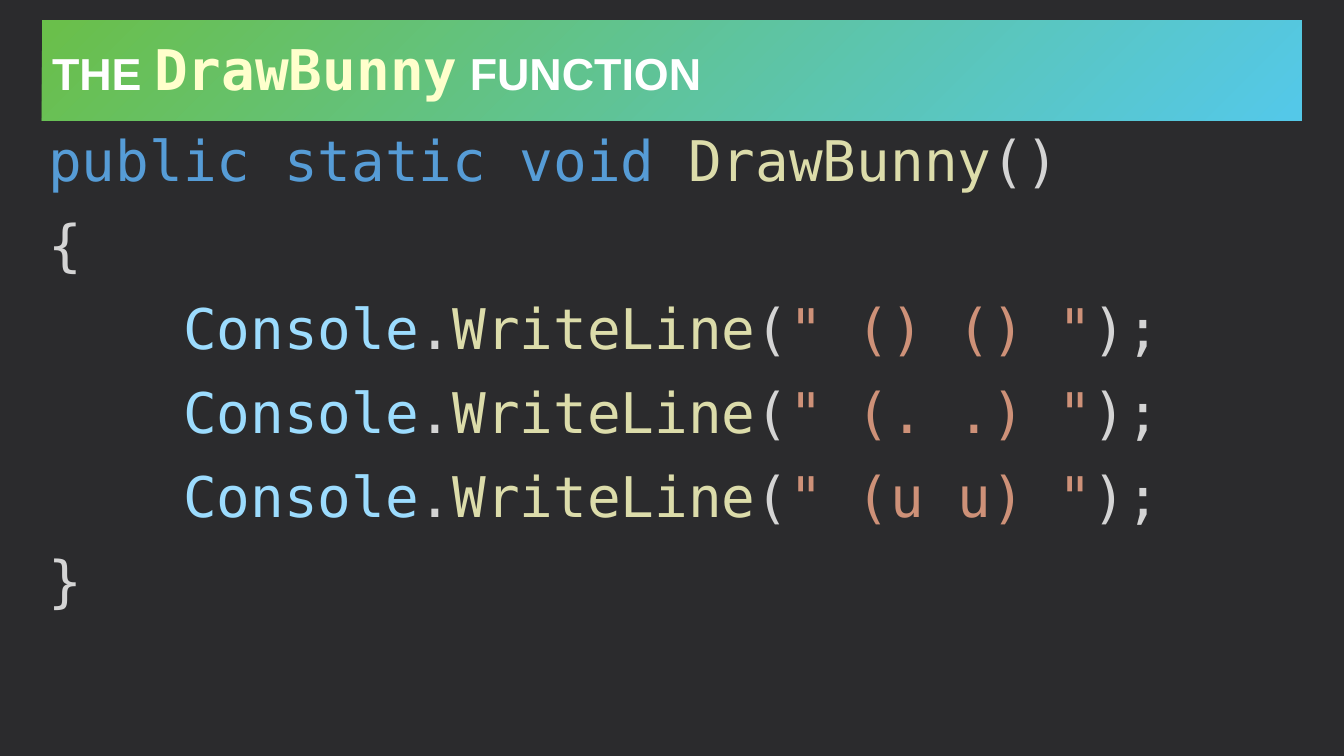
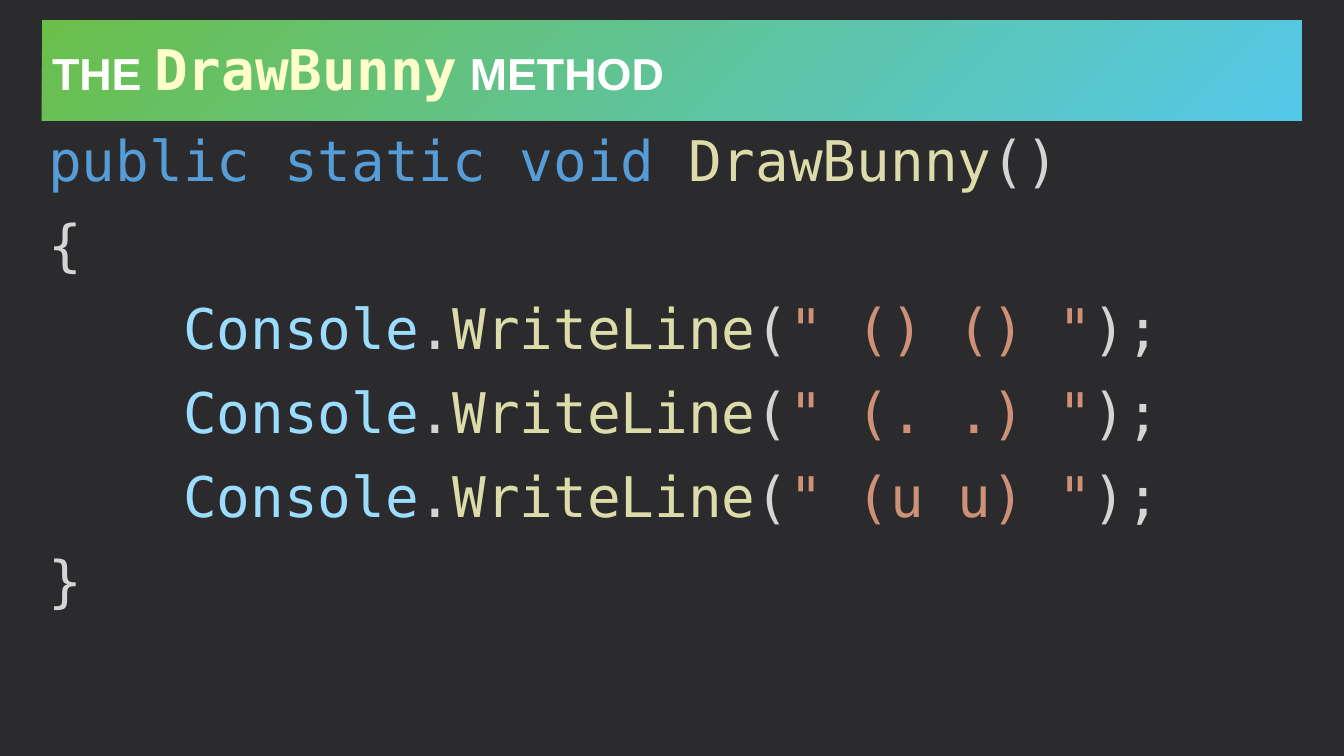
Before and after one commit to hytechclub/cs-101, a slide deck: slide 2 of MethodParameters/MethodParameters.pptx. Drawn at 1344x756 pixels with LibreOffice and Linux fonts; fonts in the diff are those of the drawing. Boxes give left, top, right and bottom in pixels: in the first picture for what was removed or moved away, otherwise in the second. Text is boxed around its words. In the diff, an @@ line names an element or a change of style, - is before the commit and + after.

Commit message:
update method params ppts

```diff
--- a/MethodParameters/MethodParameters.pptx
+++ b/MethodParameters/MethodParameters.pptx
@@ title at bbox=[52, 49, 664, 101]: text changed @@
-THE DrawBunny FUNCTION
+THE DrawBunny METHOD
```
Also in this commit, not shown: 2 other slides changed, 1 other file.
